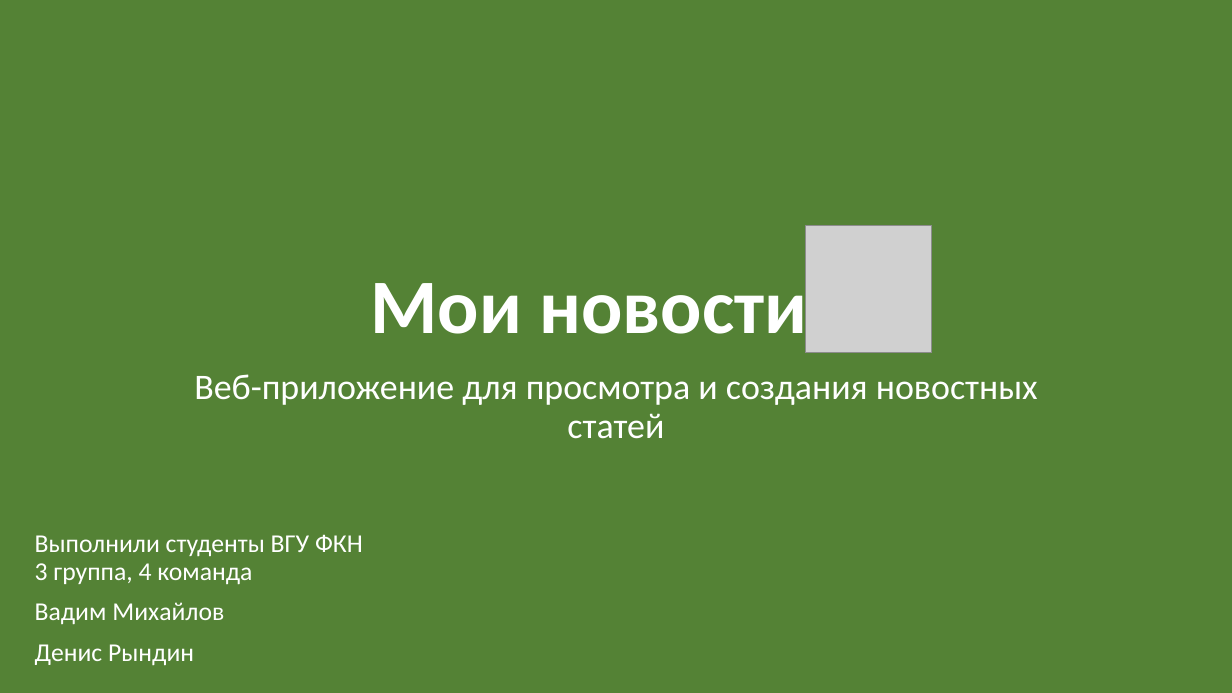
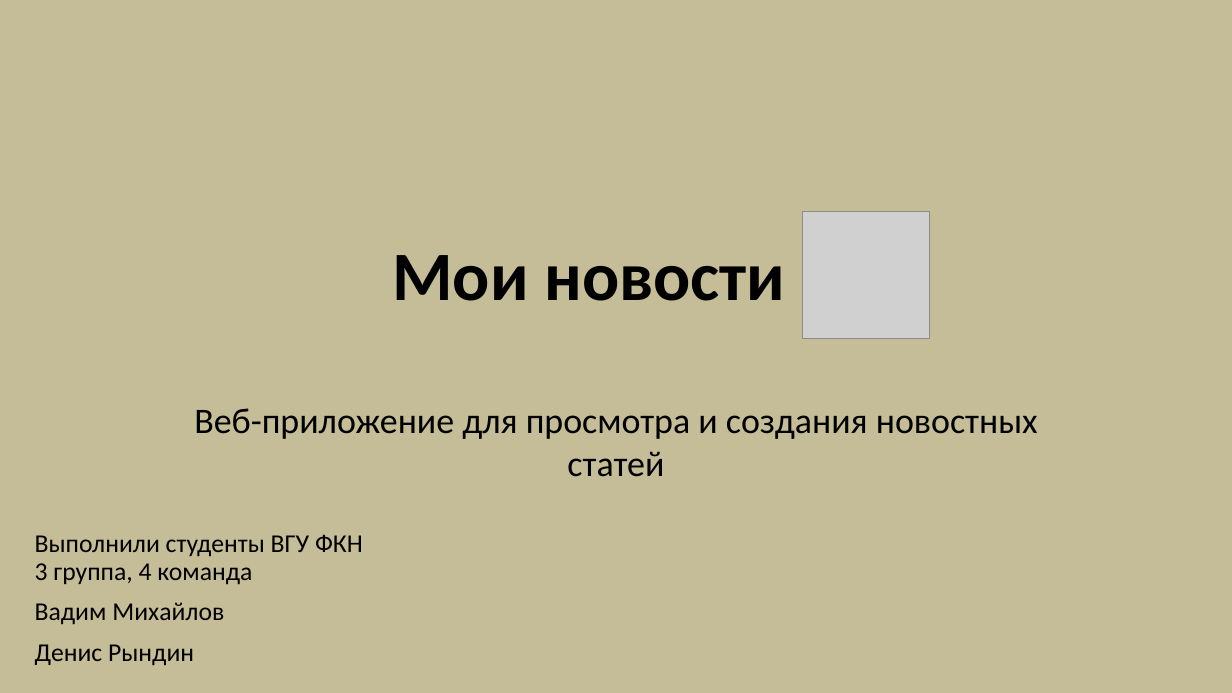
Before and after one commit to FDMan12/news-with-tags, a slide deck: slide 1 of Documentation/my_news_presentation.pptx. Drawn at 1232x693 pixels with LibreOffice and Linux fonts; fonts in the diff are those of the drawing; grey boxes stand for pictures. Boxes give left, top, right and bottom in pixels: in the first picture for what was removed or moved away, otherwise in the second. Text is boxed around its words. In the diff, an @@ line names an element or a change of style, - is before the commit and + after.

```diff
--- a/Documentation/my_news_presentation.pptx
+++ b/Documentation/my_news_presentation.pptx
@@ background #FFFFFF to #000000 @@
@@ rectangle at (0, 0, 1232, 693): fill #548235 to #C4BD97; outline #333F50 1 pt to #17375E 2 pt @@
@@ title "Мои новости": place and size @@
-title "Мои новости" at (371, 269, 807, 351)
+title "Мои новости" at (392, 255, 785, 301)
@@ title "Мои новости" at (392, 255, 785, 301): size 60 to 54 pt, text colour #FFFFFF to #000000; line spacing 0.9 to 1; vertical alignment bottom to middle @@
@@ picture: place and size @@
-picture at (805, 226, 932, 352)
+picture at (803, 212, 930, 338)
@@ subtitle "Веб-приложение для просмотра и создания ...": place and size @@
-subtitle "Веб-приложение для просмотра и создания ..." at (194, 374, 1038, 439)
+subtitle "Веб-приложение для просмотра и создания ..." at (194, 408, 1038, 477)
@@ subtitle "Веб-приложение для просмотра и создания ..." at (194, 408, 1038, 477): text colour #FFFFFF to #000000; line spacing 0.9 to 1; less space between paragraphs @@
@@ text "Выполнили студенты ВГУ ФКН 3 ..." at (35, 534, 363, 666): text colour #FFFFFF to #000000 @@
```
Also in this commit, not shown: 11 other slides changed, 3 slides added, 4 other files.
